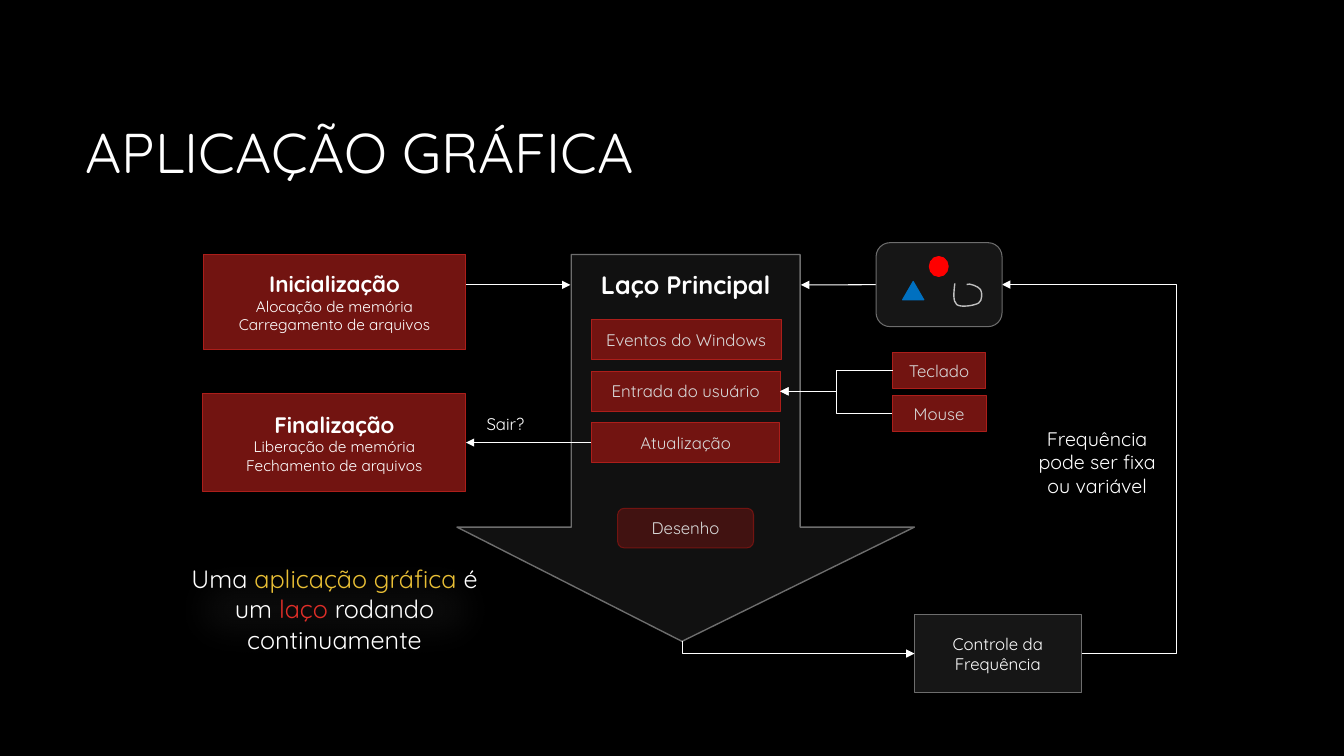
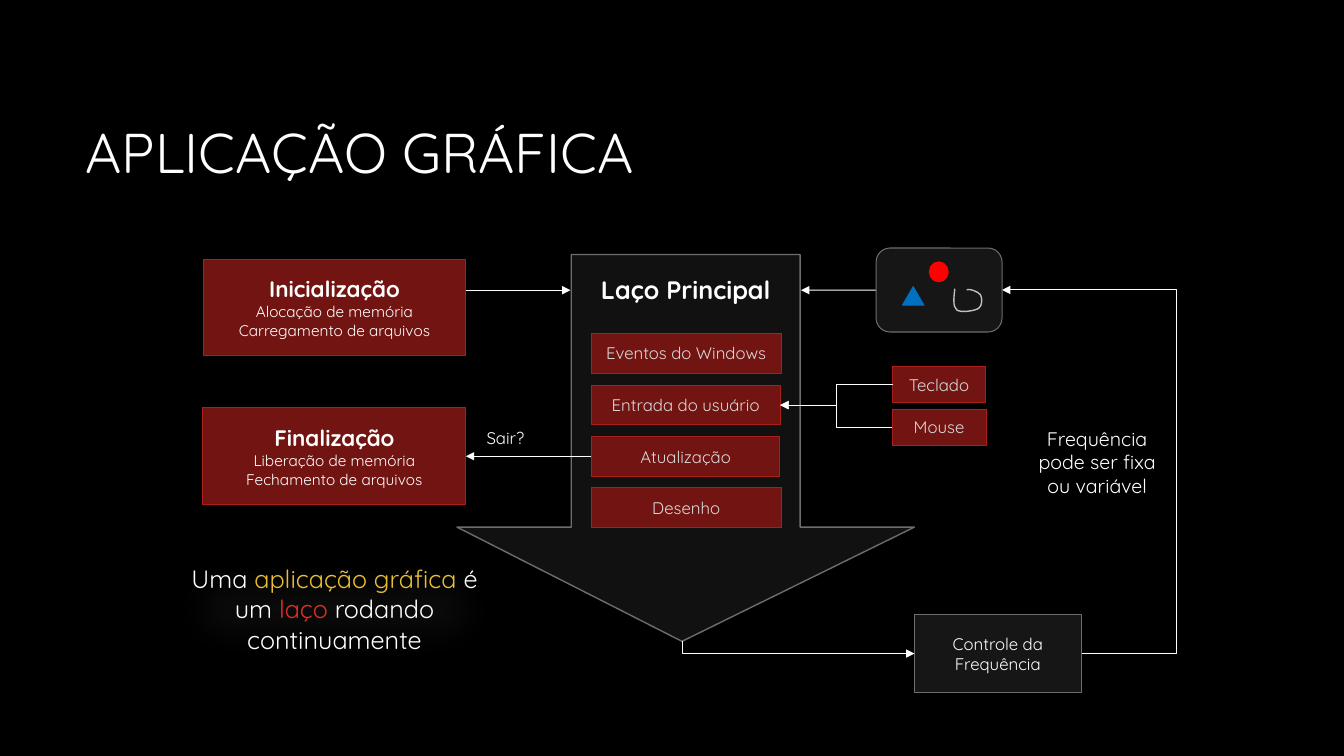
Before and after one commit to JudsonSS/CG, a slide deck: slide 4 of Slides/04. Aplicação Gráfica.pptx (slide 3 before the commit). Drawn at 1344x756 pixels with LibreOffice and Linux fonts; fonts in the diff are those of the drawing; background and template pictures are left out. Boxes give left, top, right and bottom in pixels: in the first picture for what was removed or moved away, otherwise in the second. Text is boxed around its words. In the diff, an @@ line names an element or a change of style, - is before the commit and + after.

```diff
--- a/Slides/04. Aplicação Gráfica.pptx
+++ b/Slides/04. Aplicação Gráfica.pptx
@@ 2 arrows, 1 text, 1 rectangle, 1 rounded rectangle, 1 triangle, 1 freeform shape, 1 ellipse moved together from (x1=203, y1=243, x2=1002, y2=349) to (x1=203, y1=248, x2=1002, y2=355) @@
@@ elbow arrow moved from (1082, 653) - (1002, 284) to (1082, 653) - (1002, 290) @@
@@ 6 rectangles, 2 elbow arrows, 1 text, 1 arrow moved together from (x1=203, y1=320, x2=986, y2=492) to (x1=203, y1=334, x2=986, y2=505) @@
@@ rectangle "Desenho" resized from (x1=618, y1=508, x2=754, y2=547) to (x1=592, y1=488, x2=781, y2=527) @@
@@ rectangle "Desenho" at (x1=592, y1=488, x2=781, y2=527): rounded rectangle to rectangle; fill #721411 at 50% opacity to #721411; outline #721411 0.75 pt to #AC1E1A 0.75 pt @@
```
Also in this commit, not shown: 12 other slides changed, 1 slide added.
